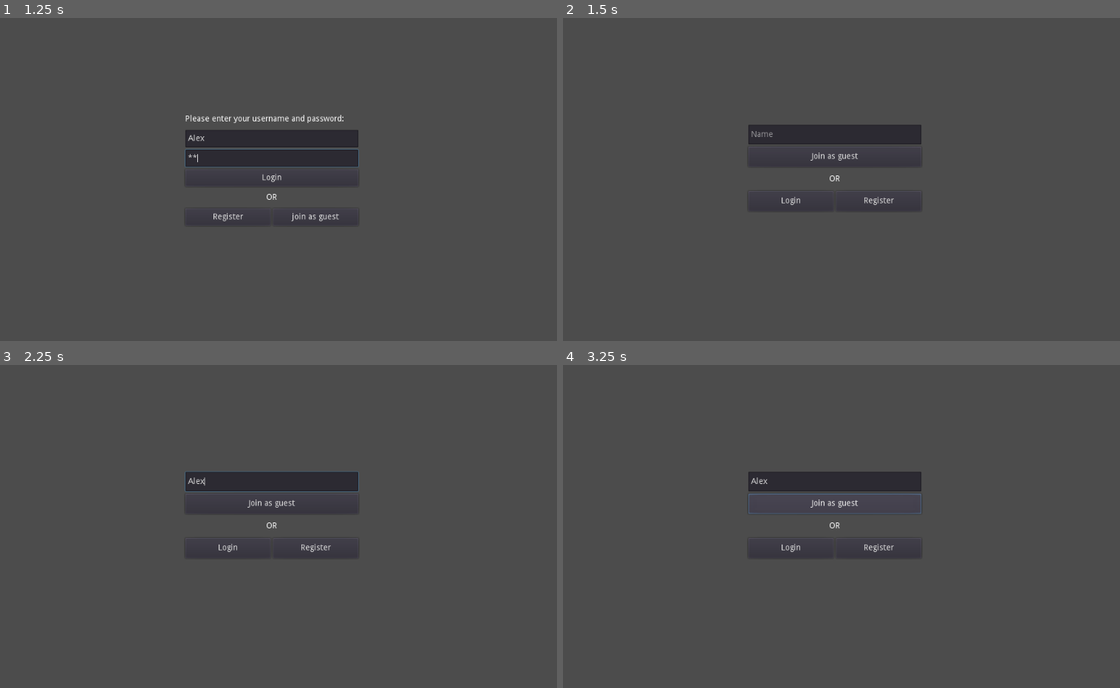
Above: before the commit, frames 1-4 (two rows, left to right).
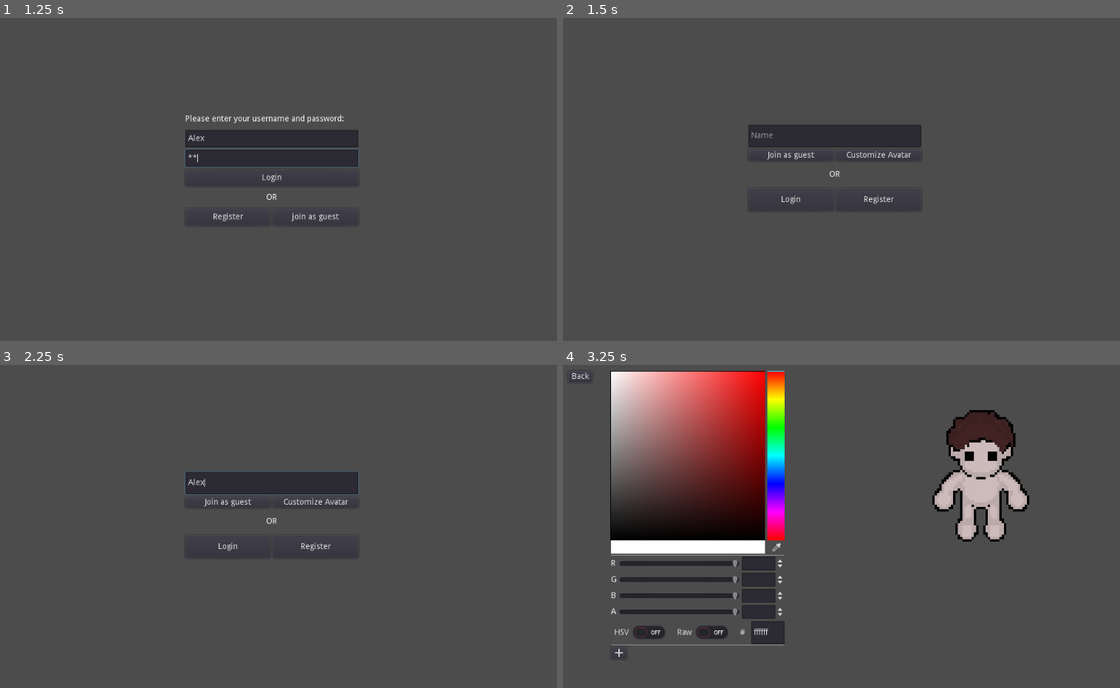
Above: after the commit, the same moments.

Repository: MinisX/Collaboration-Space
Game: Godot game, scene res://LoginScreen.tscn
Two runs of this game, one before a commit and one after it. Both use one fixed random seed, a clock stepped at 60 frames per second and the inputs below. The engine's default icon, where the game draws it, is replaced by a stand-in: a white triangle on a blue panel in a dark square.
Inputs (mouse positions are in pixels of both pictures, inside the frame that each line leads up to):
- Up to frame 1 (1.25 s): click (272, 137) at 0.52 s; type "Alex" at 0.6 s; click (272, 156) at 0.75 s; type "12" at 0.83 s
- Up to frame 2 (1.5 s): click "join as guest" at 1.25 s
- Up to frame 3 (2.25 s): click (272, 481) at 2.02 s; type "Alex" at 2.1 s
- Up to frame 4 (3.25 s): click (880, 503) at 2.75 s, where only the run after the commit has a clickable "Customize Avatar"

Frame 1 is identical in both runs. In frame 2, 0.6% of the frame differs, in the area x 33-65%, y 35-58%; in frame 3, 0.7%; in frame 4, 26%, in the area x 1-84%, y 1-91%.
Error before the commit: Invalid set index 'participant_name' (on base: 'Node (Meeting.gd)') with value of type 'String'. (res://EnteringScene.gd:17)

Commit message:
Added customize avatar UI and logic

Diff:
--- a/Main Project/EnteringScene.gd
+++ b/Main Project/EnteringScene.gd
@@ -1,21 +1,40 @@
 extends Control
 
 # instantiate Member variables
-onready var join_button: Button = $MarginContainer/VBoxContainer/JoinButton
+onready var join_button: Button = $MarginContainer/VBoxContainer/HBoxContainer2/JoinButton
+onready var customize_button: Button = $MarginContainer/VBoxContainer/HBoxContainer2/CustomizeButton
 onready var LoginButton: Button = $MarginContainer/VBoxContainer/HBoxContainer/LoginButton
 onready var RegisterButton: Button = $MarginContainer/VBoxContainer/HBoxContainer/RegisterButton
 onready var participant_name_input: LineEdit = $MarginContainer/VBoxContainer/ParticipantName
+onready var back_button: Button = $CustomizeUI_Container/HBoxContainer/BackButton
+onready var color_picker: ColorPicker = $CustomizeUI_Container/HBoxContainer/ColorPicker
+onready var avatar = $CustomizeUI_Container/HBoxContainer/Avatar
 
 func _ready() -> void:
 	# Connect buttons to suitable callbacks
 	join_button.connect("pressed", self, "_on_join_pressed")
+	customize_button.connect("pressed", self, "_on_customize_pressed")
 	LoginButton.connect("pressed", self, "_on_LoginButton_pressed")
 	RegisterButton.connect("pressed", self, "_on_RegisterButton_pressed")
+	back_button.connect("pressed", self, "_on_back_button_pressed")
+	color_picker.connect("color_changed", self, "_on_color_value_changed")
 
 # Called when join button is pressed
 func _on_join_pressed() -> void:
-	Meeting.participant_name = participant_name_input.text
+	Meeting.participant_data["name"] = participant_name_input.text
 	get_tree().change_scene("res://MeetingSpace.tscn")
+
+func _on_customize_pressed() -> void:
+	$MarginContainer.hide()
+	$CustomizeUI_Container.show()
+
+func _on_color_value_changed(color) -> void:
+	Meeting.participant_data["color"] = color
+	avatar.set_body_color(color)
+
+func _on_back_button_pressed() -> void:
+	$MarginContainer.show()
+	$CustomizeUI_Container.hide()
 
 # Called when login button is pressed
 func _on_LoginButton_pressed():
--- a/Main Project/EnteringScene.tscn
+++ b/Main Project/EnteringScene.tscn
@@ -1,6 +1,7 @@
-[gd_scene load_steps=2 format=2]
+[gd_scene load_steps=3 format=2]
 
 [ext_resource path="res://EnteringScene.gd" type="Script" id=1]
+[ext_resource path="res://Avatar.tscn" type="PackedScene" id=2]
 
 [node name="EnteringScene" type="Control"]
 anchor_right = 1.0
@@ -24,21 +25,33 @@
 
 [node name="ParticipantName" type="LineEdit" parent="MarginContainer/VBoxContainer"]
 margin_right = 300.0
-margin_bottom = 34.0
+margin_bottom = 39.0
 size_flags_vertical = 3
 placeholder_text = "Name"
 
-[node name="JoinButton" type="Button" parent="MarginContainer/VBoxContainer"]
-margin_top = 38.0
+[node name="HBoxContainer2" type="HBoxContainer" parent="MarginContainer/VBoxContainer"]
+margin_top = 43.0
 margin_right = 300.0
-margin_bottom = 73.0
+margin_bottom = 63.0
+
+[node name="JoinButton" type="Button" parent="MarginContainer/VBoxContainer/HBoxContainer2"]
+margin_right = 148.0
+margin_bottom = 20.0
+size_flags_horizontal = 3
 size_flags_vertical = 3
 text = "Join as guest"
 
+[node name="CustomizeButton" type="Button" parent="MarginContainer/VBoxContainer/HBoxContainer2"]
+margin_left = 152.0
+margin_right = 300.0
+margin_bottom = 20.0
+size_flags_horizontal = 3
+text = "Customize Avatar"
+
 [node name="OrLabel" type="Label" parent="MarginContainer/VBoxContainer"]
-margin_top = 77.0
+margin_top = 67.0
 margin_right = 300.0
-margin_bottom = 111.0
+margin_bottom = 106.0
 size_flags_horizontal = 3
 size_flags_vertical = 3
 text = "OR"
@@ -46,7 +59,7 @@
 valign = 1
 
 [node name="HBoxContainer" type="HBoxContainer" parent="MarginContainer/VBoxContainer"]
-margin_top = 115.0
+margin_top = 110.0
 margin_right = 300.0
 margin_bottom = 150.0
 size_flags_horizontal = 3
@@ -54,7 +67,7 @@
 
 [node name="LoginButton" type="Button" parent="MarginContainer/VBoxContainer/HBoxContainer"]
 margin_right = 148.0
-margin_bottom = 35.0
+margin_bottom = 40.0
 grow_horizontal = 0
 grow_vertical = 2
 size_flags_horizontal = 3
@@ -64,8 +77,47 @@
 [node name="RegisterButton" type="Button" parent="MarginContainer/VBoxContainer/HBoxContainer"]
 margin_left = 152.0
 margin_right = 300.0
-margin_bottom = 35.0
+margin_bottom = 40.0
 grow_vertical = 2
 size_flags_horizontal = 3
 size_flags_vertical = 3
 text = "Register"
+
+[node name="CustomizeUI_Container" type="MarginContainer" parent="."]
+visible = false
+anchor_left = 0.5
+anchor_top = 0.5
+anchor_right = 0.5
+anchor_bottom = 0.5
+margin_left = -512.0
+margin_top = -300.0
+margin_right = 512.0
+margin_bottom = 300.0
+custom_constants/margin_right = 50
+custom_constants/margin_top = 50
+custom_constants/margin_left = 50
+custom_constants/margin_bottom = 50
+
+[node name="HBoxContainer" type="HBoxContainer" parent="CustomizeUI_Container"]
+margin_left = 50.0
+margin_top = 50.0
+margin_right = 974.0
+margin_bottom = 550.0
+custom_constants/separation = 32
+
+[node name="BackButton" type="Button" parent="CustomizeUI_Container/HBoxContainer"]
+margin_right = 42.0
+margin_bottom = 20.0
+size_flags_horizontal = 0
+size_flags_vertical = 0
+text = "Back"
+
+[node name="ColorPicker" type="ColorPicker" parent="CustomizeUI_Container/HBoxContainer"]
+margin_left = 78.0
+margin_top = 4.0
+margin_right = 386.0
+margin_bottom = 504.0
+
+[node name="Avatar" parent="CustomizeUI_Container/HBoxContainer" instance=ExtResource( 2 )]
+position = Vector2( 715, 180 )
+scale = Vector2( 4, 4 )
